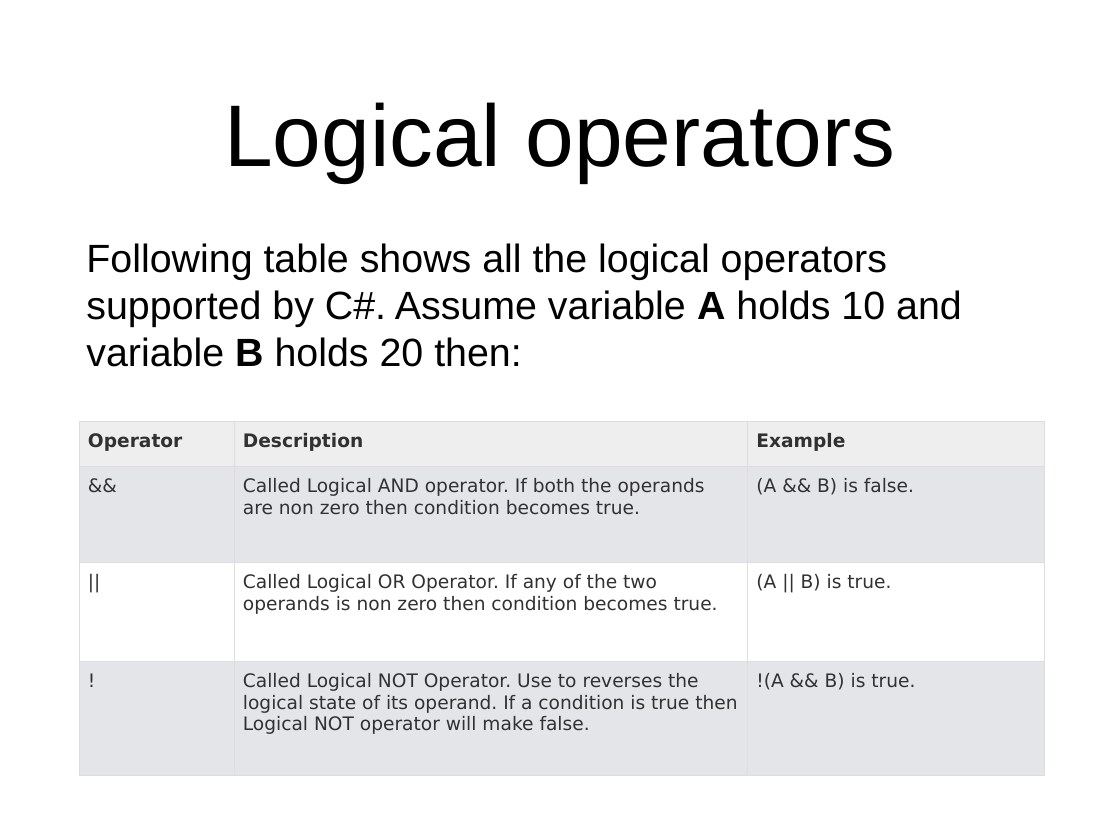
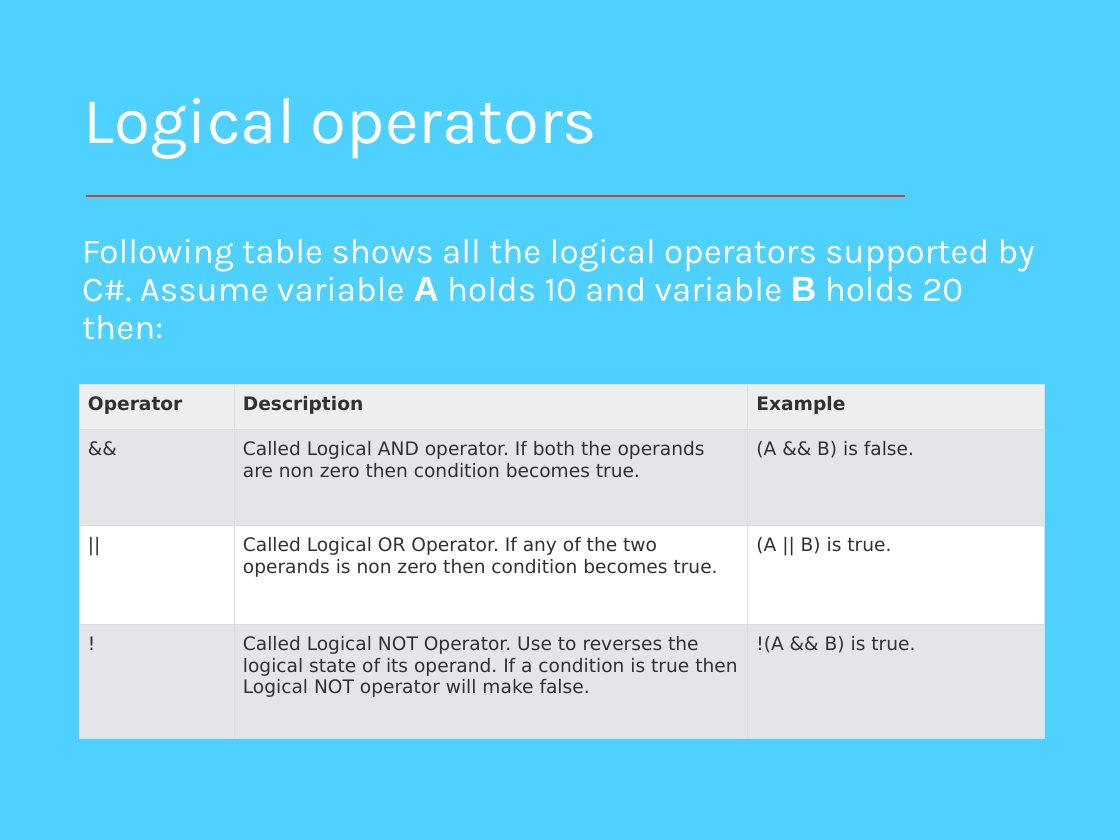
Before and after one commit to Falkhanaizi/TechHub, a slide deck: slide 28 of introduction to C# in VS 2015.pptx. Drawn at 1120x840 pixels with LibreOffice and Linux fonts; fonts in the diff are those of the drawing. Boxes give left, top, right and bottom in pixels: in the first picture for what was removed or moved away, otherwise in the second. Text is boxed around its words. In the diff, an @@ line names an element or a change of style, - is before the commit and + after.

```diff
--- a/introduction to C# in VS 2015.pptx
+++ b/introduction to C# in VS 2015.pptx
@@ background #FFFFFF to #4FD1FF @@
@@ title "Logical operators": place and size @@
-title "Logical operators" at (224,102,895,182)
+title "Logical operators" at (84,98,597,159)
@@ title "Logical operators" at (84,98,597,159): size 80 to 60 pt, font Arial to Karla, text colour #000000 to #FFFFFF; alignment centre to left; line spacing 1 to 0.9 @@
@@ line added from (905, 196) to (86, 196), #DC3F25 1.5 pt @@
@@ text "Following table shows all the ..." at (82,239,1035,340): size 36 to 32 pt, font Arial to Karla, text colour #000000 to #FFFFFF; line spacing 1 to 0.9; less space between paragraphs; vertical alignment middle to top @@
@@ table: place and size @@
-table at (80,421,1045,777)
+table at (80,384,1045,739)
```
Also in this commit, not shown: 56 other slides changed.
